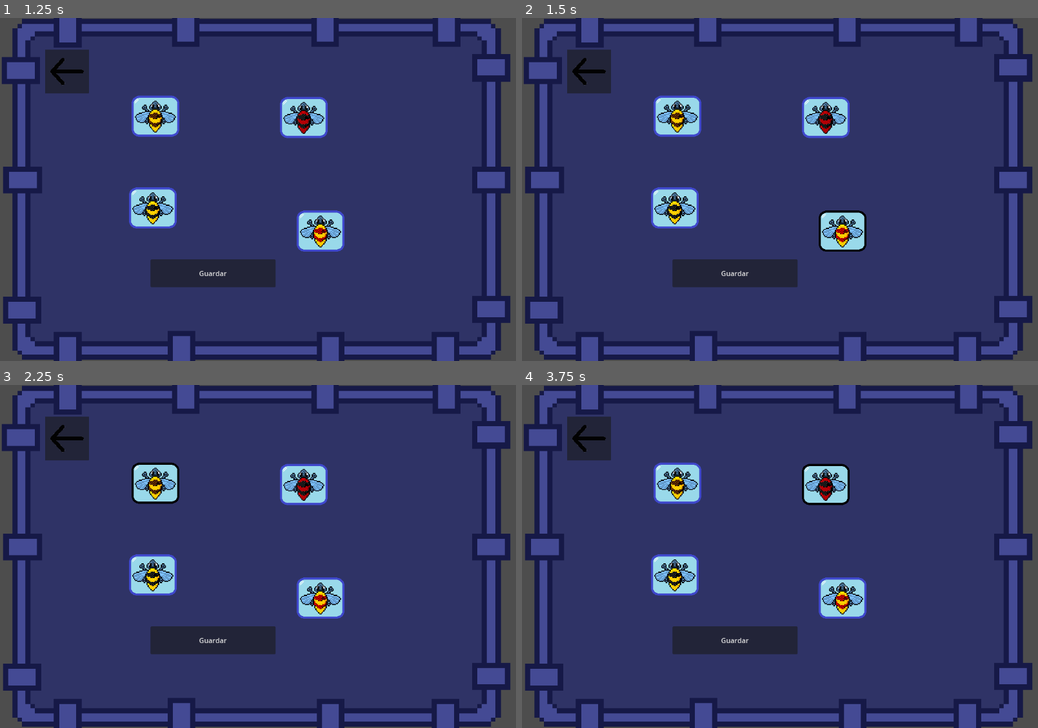
Above: before the commit, frames 1-4 (two rows, left to right).
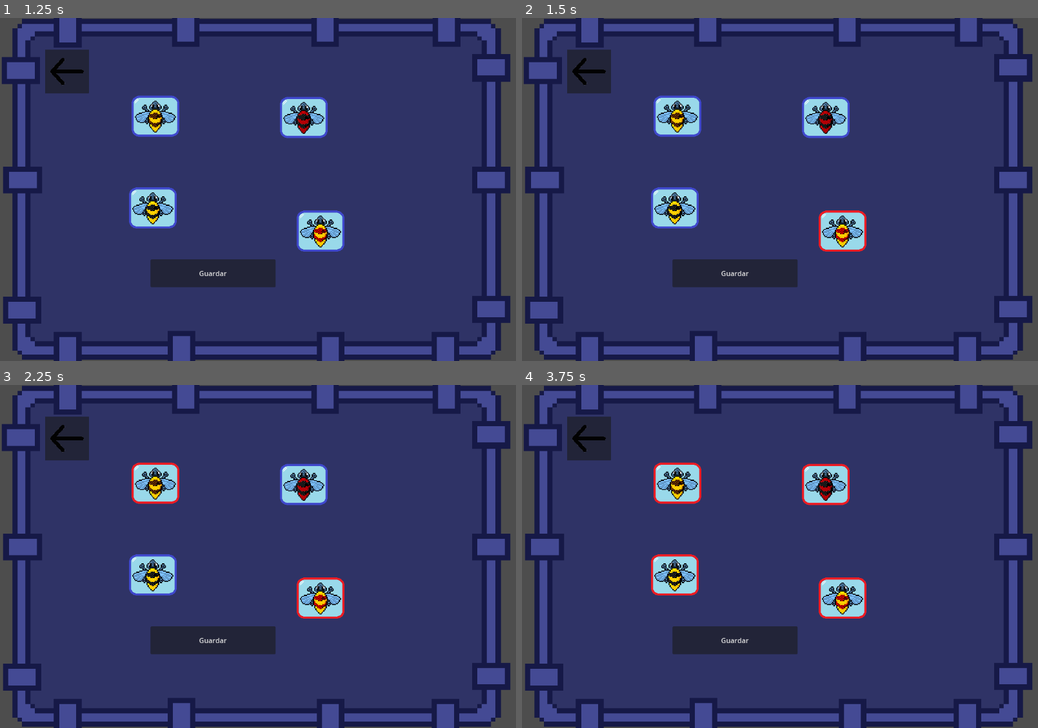
Above: after the commit, the same moments.

Repository: jmnu4245/hackupc
Game: Godot game, scene res://menu.tscn
Two runs of this game, one before a commit and one after it. Both use one fixed random seed, a clock stepped at 60 frames per second and the inputs below.
Inputs (mouse positions are in pixels of both pictures, inside the frame that each line leads up to):
- Up to frame 1 (1.25 s): click "Choose_character" at 0.5 s
- Up to frame 2 (1.5 s): click (831, 237) at 1.25 s
- Up to frame 3 (2.25 s): click (113, 487) at 2 s
- Up to frame 4 (3.75 s): click (666, 580) at 2.75 s; click (836, 487) at 3.5 s

Frame 1 is identical in both runs. In frame 2, 0.2% of the frame differs, in the area x 57-67%, y 56-69%; in frame 3, 0.4%; in frame 4, 0.9%, in the area x 25-67%, y 22-69%.

Commit message:
`p

Diff:
--- a/MenuSeleccionPersonaje.gd
+++ b/MenuSeleccionPersonaje.gd
@@ -1,31 +1,11 @@
 extends Control
-
-
 # Called when the node enters the scene tree for the first time.
 func _ready():
 	pass # Replace with function body.
-
-
 # Called every frame. 'delta' is the elapsed time since the previous frame.
 func _process(delta):
 	pass
-
-
-func _on_texture_button_pressed():
-	pass # Replace with function body.
-
-
-func _on_texture_button_2_pressed():
-	pass # Replace with function body.
-
-
-func _on_texture_button_3_pressed():
-	pass # Replace with function body.
-
-
-func _on_texture_button_4_pressed():
-	pass # Replace with function body.
-
+var last_pressed_button = null
 
 func _on_button_pressed():
 		get_tree().change_scene_to_file("res://Menu.tscn")
--- a/MenuSeleccionPersonaje.tscn
+++ b/MenuSeleccionPersonaje.tscn
@@ -49,6 +49,7 @@
 offset_top = 445.0
 offset_right = 885.0
 offset_bottom = 577.0
+toggle_mode = true
 action_mode = 0
 keep_pressed_outside = true
 texture_normal = ExtResource("1_yghs2")
@@ -61,6 +62,7 @@
 offset_top = 232.0
 offset_right = 466.0
 offset_bottom = 364.0
+toggle_mode = true
 action_mode = 0
 texture_normal = ExtResource("4_7d7v3")
 texture_pressed = ExtResource("5_j854x")
@@ -72,6 +74,7 @@
 offset_top = 445.0
 offset_right = 538.0
 offset_bottom = 577.0
+toggle_mode = true
 action_mode = 0
 texture_normal = ExtResource("2_hatgl")
 texture_pressed = ExtResource("2_yqrop")
@@ -83,6 +86,7 @@
 offset_top = 232.0
 offset_right = 934.0
 offset_bottom = 364.0
+toggle_mode = true
 action_mode = 0
 texture_normal = ExtResource("10_2o1y3")
 texture_pressed = ExtResource("11_w8xnx")
--- a/project.godot
+++ b/project.godot
@@ -13,7 +13,7 @@
 config/name="HackUPC juego"
 run/main_scene="res://menu.tscn"
 config/features=PackedStringArray("4.2", "Forward Plus")
-config/icon="res://icon.svg"
+config/icon="res://sprites/Todo lo que ha hecho Pau/Abeja1/MenuSeleccionJugador1Abeja1.png"
 
 [display]
 
Binary file added: MenuSeleccionJugador1Abeja1.ico
Not shown, added: export_presets.cfg
Not shown, added: laberinto_picotazo.console.exe
Not shown, added: laberinto_picotazo.exe
Not shown, added: laberinto_picotazo.pck
